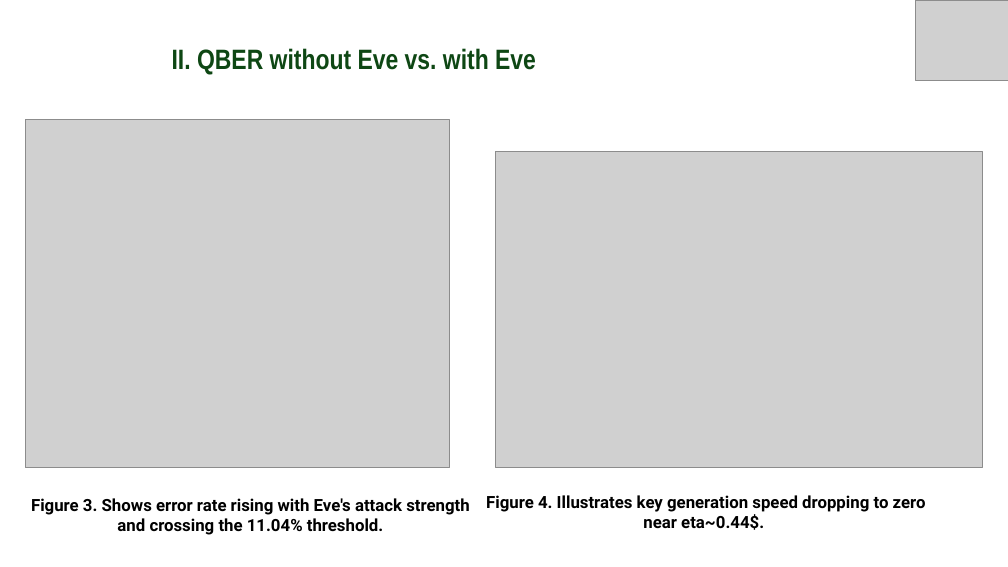
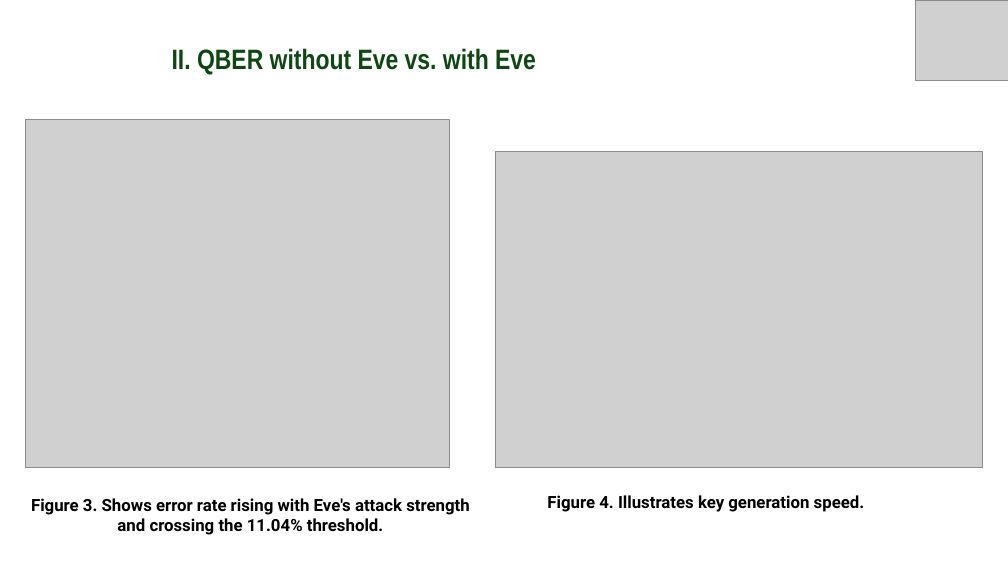
Before and after one commit to Aivy87656/Team9-Psi-Track-3-Securing-the-Quantum-Channel-Quantum-Key-Distribution-QKD-, a slide deck: slide 8 of PSI Team_Quantum Cryptography.pptx. Drawn at 1008x567 pixels with LibreOffice and Linux fonts; fonts in the diff are those of the drawing; grey boxes stand for pictures; background and template pictures are left out. Boxes give left, top, right and bottom in pixels: in the first picture for what was removed or moved away, otherwise in the second. Text is boxed around its words. In the diff, an @@ line names an element or a change of style, - is before the commit and + after.

```diff
--- a/PSI Team_Quantum Cryptography.pptx
+++ b/PSI Team_Quantum Cryptography.pptx
@@ text at <box>547,495,865,512</box>: text changed @@
-Figure 4. Illustrates key generation speed dropping to zero near eta~0.44$.
+Figure 4. Illustrates key generation speed.
```
Also in this commit, not shown: 3 other slides changed.
